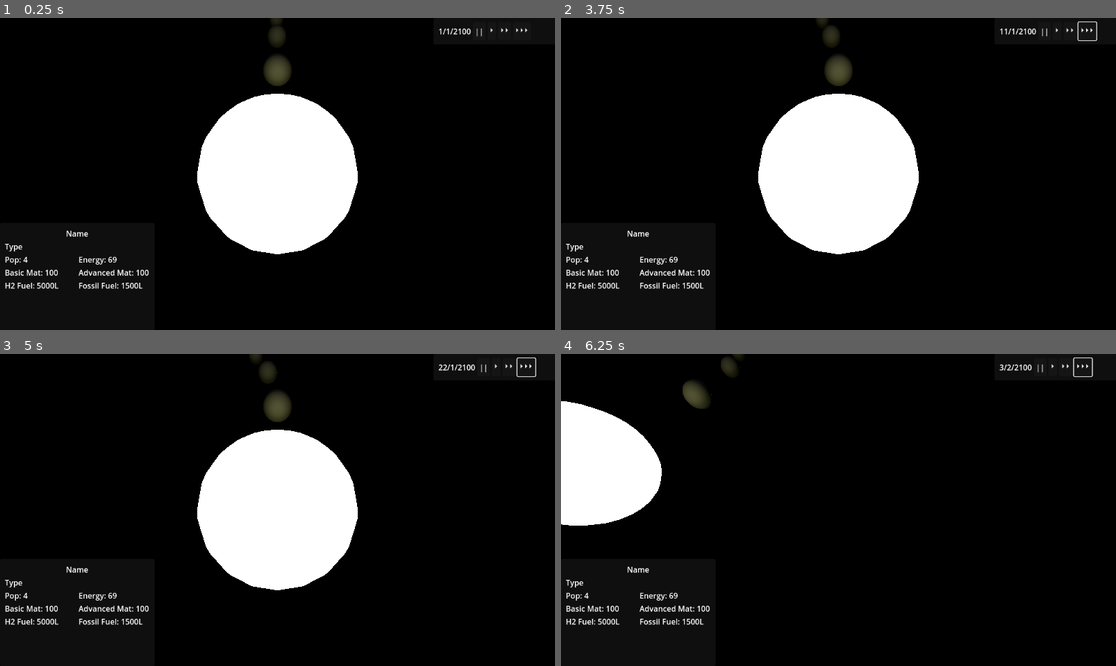
Above: before the commit, frames 1-4 (two rows, left to right).
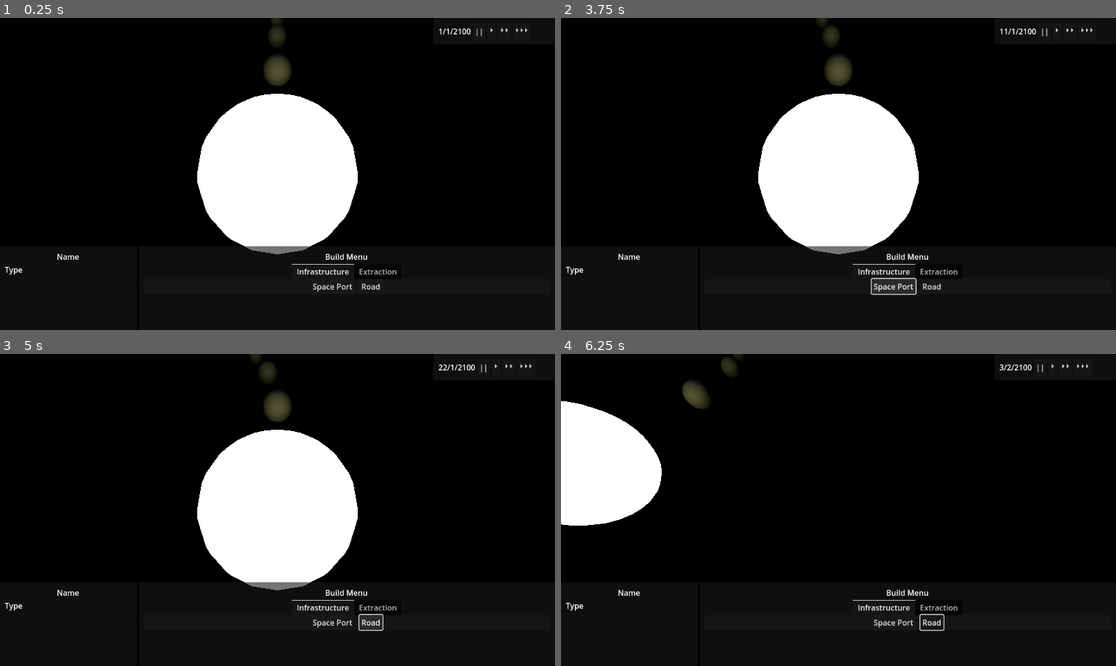
Above: after the commit, the same moments.

Repository: Caine-Coy/CoyVerse
Game: Godot game, scene res://Galaxy.tscn
The game is run twice, just before and just after one commit, with the same random seed, the same clock (stepped at 60 frames per second) and the same inputs.
Inputs (mouse positions are in pixels of both pictures, inside the frame that each line leads up to):
- Up to frame 1 (0.25 s): no input
- Up to frame 2 (3.75 s): click "||" at 0.5 s; click "⏵" at 1.25 s; click "⏵⏵" at 2 s; click "⏵⏵⏵" at 2.75 s; click (894, 286) at 3.5 s, where only the run after the commit has a clickable "Space Port"
- Up to frame 3 (5 s): click (371, 622) at 4.25 s, where only the run after the commit has a clickable "Road"
- Up to frame 4 (6.25 s): tap Enter at 5 s; move the mouse to (960, 494) at 5.02 s; hold D (move_right) 5.03-5.78 s; hold Space (deselect) 5.03-5.78 s; click (960, 494) at 5.3 s; move the mouse to (727, 525) at 5.77 s; hold S (move_backward) from 5.78 s (still down); click (727, 525) at 5.85 s; tap Space (deselect) at 6.05 s

The runs differ from the first frame. In frame 1, 1.4% of the frame differs, in the area x 0-72%, y 68-88%; in frame 2, 1.8%, in the area x 0-97%, y 1-89%; in frame 3, 1.7%; in frame 4, 1.3%.

Commit message:
Fix: Fixed Interaction System. Feat: Added Planet Colony Inventories

Diff:
--- a/CameraController.gd
+++ b/CameraController.gd
@@ -35,18 +35,22 @@
 		if currSelectedObject!=null && currObjectChanged:
 			update_infobox.emit(currSelectedObject)
 			currObjectChanged = false
-			if currSelectedObject != get_parent_node_3d() && colonyMode == false:
-				FollowObject(currSelectedObject)
-				if currSelectedObject.is_in_group("Colony"):
-					CoyDebug.Log(str("Entered colony mode around ",currSelectedObject.get_parent()),CoyDebug.verbosityStates.ALL)
-					colonyMode = true
-
+			if currSelectedObject != get_parent_node_3d():
+				if colonyMode == false:
+					FollowObject(currSelectedObject)
+					if currSelectedObject.is_in_group("Colony"):
+						CoyDebug.Log(str("Entered colony mode around ",currSelectedObject.get_parent()),CoyDebug.verbosityStates.ALL)
+						colonyMode = true
+				if colonyMode:
+					global_rotation = Vector3.UP
+					colonyMode = false
 
 	if Input.is_action_pressed("deselect"):
 		if currSelectedObject != null && get_parent_node_3d() != galacticCore:
 			DetachView()
 		if colonyMode:
 			colonyMode = false
+			global_rotation = Vector3.UP
 
 func _movement(delta):
 	var hor_dir = Input.get_vector("move_left","move_right","move_forward","move_backward")
@@ -69,7 +73,7 @@
 			camera.translate_object_local(Vector3(0,0,1)*camera.position.z*camZoomMult)
 			zoomLevel = int(camera.position.z)
 
-func object_brushed(object):
+func object_clicked(object):
 	currSelectedObject = object
 	currObjectChanged = true
 
@@ -89,8 +93,8 @@
 func ScanClickables():
 	var clickables = get_tree().get_nodes_in_group("Clickable")
 	for i in range(clickables.size()):
-		if !clickables[i].object_brushed.is_connected(object_brushed):
-			clickables[i].object_brushed.connect(object_brushed)
+		if !clickables[i].object_clicked.is_connected(object_clicked):
+			clickables[i].object_clicked.connect(object_clicked)
 
 func _on_galactic_core_galaxy_finished_loading():
 	ScanClickables()
--- a/CelBody/CelestialBody.gd
+++ b/CelBody/CelestialBody.gd
@@ -45,3 +45,6 @@
 
 func GetPlanetTypeStr():
 	return planetType.capitalize()
+
+func SpawnColony(_location):
+	pass
--- a/CelBody/Civilisation/ColonyNode.tscn
+++ b/CelBody/Civilisation/ColonyNode.tscn
@@ -4,9 +4,9 @@
 [ext_resource type="PackedScene" path="res://CelBody/Components/inventory.tscn" id="2_u3tvg"]
 [ext_resource type="PackedScene" uid="uid://crjviy2o7hva7" path="res://CelBody/Civilisation/ColonyStructures/space_port.tscn" id="3_5ko6o"]
 
-[node name="ColonyPosition" type="Node3D"]
+[node name="ColonyPosition" type="Node3D" groups=["Colony"]]
 script = ExtResource("1_qs8fm")
 
-[node name="PlanetInventory" parent="." instance=ExtResource("2_u3tvg")]
+[node name="Inventory" parent="." instance=ExtResource("2_u3tvg")]
 
 [node name="SpacePort" parent="." instance=ExtResource("3_5ko6o")]
--- a/CelBody/Civilisation/PlanetEconController.gd
+++ b/CelBody/Civilisation/PlanetEconController.gd
@@ -3,10 +3,11 @@
 #Times Thousand
 var population
 @onready var planet = get_parent()
-@onready var planetInventory = $PlanetInventory
+@onready var planetInventory = $Inventory
 @onready var stockpiledInv = $SpacePort/Inventory
 
 func _ready():
+	#Needs running afterWorldgen. When Colony Creation is in
 	name = str(planet.name," Base ",CoyName.IntToGreek(1))
 func update():
 	pass
--- a/CelBody/Components/Inventory.gd
+++ b/CelBody/Components/Inventory.gd
@@ -1,7 +1,15 @@
 extends Node
 
 var inventory = {
-	"Basic Building Materials":0,
-	"Advanced Building Materials":0,
-	"Hydrogen Fuel":0,
+	"Pop" : 0,
+	"BMats":0,
+	"AMats":0,
+	"Hydrogen":0,
+	"Energy":0,
 }
+
+func GetStored():
+	return inventory
+
+func AddPop(_amount):
+	inventory.Pop = inventory.Pop + _amount
--- a/ControlUi.gd
+++ b/ControlUi.gd
@@ -2,11 +2,36 @@
 
 #Spaghetti Causing
 @onready var galacticController = get_parent().get_node("GalacticCore")
+
 #InfoBox
-@onready var nameLabel = $InfoBox/MarginContainer/VBoxContainer/ObjectName
-@onready var typeLabel = $InfoBox/MarginContainer/VBoxContainer/ObjectType
+@onready var nameLabel = %InfoBox/ObjectName
+@onready var typeLabel = %InfoBox/ObjectType
+
+#Cheat Menu
+@onready var cheatMenu = %CheatMenu
+@onready var addPopCheat = %ColonyCheats/AddPopButton
+var cheatMode = false
+#Inv Labels
+@onready var popLabel = %ColonyLabel/PopLabel
+var popLabelPrefix = "Pop: "
+@onready var energyLabel = %ColonyLabel/EnergyLabel
+var energyLabelPrefix = "Energy: "
+@onready var bMatLabel = %ColonyLabel/BMatLabel
+var bMatLabelPrefix = "Basic Mats: "
+@onready var aMatLabel = %ColonyLabel/AMatLabel
+var aMatLabelPrefix = "Advanced Mats: "
+@onready var hydrogenLabel = %ColonyLabel/HydrogenLabel
+var hydrogenLabelPrefix = "Hydrogen: "
+
+#Main Panel
+#Get Colony Specific UI. Disabled when on planet
+@onready var colonyUI = get_tree().get_nodes_in_group("ColonyUI")
+#
 var selectedObject
+var isColony = false
 var currPlanet : CelestialBody
+var currInv = null
+
 #DateBox
 @onready var dateLabel = $DateBox/MarginContainer/HBoxContainer3/HBoxContainer/DateLabel
 enum DateModes {DMY,YMD,MDY}
@@ -14,13 +39,44 @@
 signal play_button_pressed
 signal pause_button_pressed
 
+func _input(event):
+	if Input.is_action_just_released("cheat_key"):
+		cheatMode = !cheatMode
+		cheatMenu.visible = cheatMode
+
 func _on_update_infobox(_object):
 	selectedObject  = _object.get_parent()
 	CoyDebug.Log(str(selectedObject.name," Requested Infobox Update"),CoyDebug.verbosityStates.ALL)
+	UpdateUI()
+
+func UpdateUI():
 	nameLabel.text = selectedObject.name
 	SetTypeBox(selectedObject)
-	#~Get if colony
-	#if selectedObject.get_node
+	DisplayInventory(selectedObject)
+	ColonyMode()
+
+func ColonyMode():
+	addPopCheat.disabled = not isColony
+
+func DisplayInventory(_object):
+	var colonyInv = selectedObject.get_node_or_null("Inventory")
+	print(_object)
+	print(colonyInv)
+	if colonyInv != null:
+		var itemInventory : Dictionary = colonyInv.GetStored()
+		currInv = colonyInv
+		popLabel.text = str(popLabelPrefix, itemInventory.get("Pop"))
+		energyLabel.text = str(energyLabelPrefix,itemInventory.get("Energy"))
+		bMatLabel.text = str(bMatLabelPrefix,itemInventory.get("BMats"))
+		aMatLabel.text = str(aMatLabelPrefix,itemInventory.get("AMats"))
+		hydrogenLabel.text = str(hydrogenLabelPrefix, itemInventory.get("Hydrogen"))
+	else:
+		currInv = null
+		popLabel.text = str(popLabelPrefix ,"None")
+		energyLabel.text = str(popLabelPrefix ,"None")
+		bMatLabel.text = str(popLabelPrefix ,"None")
+		aMatLabel.text = str(popLabelPrefix ,"None")
+		hydrogenLabel.text = str(popLabelPrefix ,"None")
 
 func SetTypeBox(_object):
 	if selectedObject.is_in_group("Planet") or selectedObject.is_in_group("Star"):
@@ -31,6 +87,12 @@
 		else:
 			_typeText = currPlanet.GetCelestialTypeStr()
 		typeLabel.text = _typeText
+		isColony = false
+
+	elif selectedObject.is_in_group("Colony"):
+		currPlanet = selectedObject.get_parent()
+		typeLabel.text = "Colony"
+		isColony = true
 
 func dateToStr(_date):
 	return str(_date[0],"/",_date[1],"/",_date[2])
@@ -57,3 +119,8 @@
 
 func _on_fastest_speed_button_button_up():
 	play_button_pressed.emit(3)
+
+func _on_add_pop_button_button_up():
+	if currInv != null:
+		currInv.AddPop(10000)
+	UpdateUI()
--- a/UI/Main_ui.tscn
+++ b/UI/Main_ui.tscn
@@ -12,16 +12,16 @@
 mouse_filter = 1
 script = ExtResource("1_smej1")
 
-[node name="InfoBox" type="Panel" parent="."]
-layout_mode = 1
-anchors_preset = 2
-anchor_top = 1.0
-anchor_bottom = 1.0
-offset_top = -222.0
-offset_right = 321.0
-grow_vertical = 0
-
-[node name="MarginContainer" type="MarginContainer" parent="InfoBox"]
+[node name="DateBox" type="Panel" parent="."]
+layout_mode = 1
+anchors_preset = 1
+anchor_left = 1.0
+anchor_right = 1.0
+offset_left = -252.0
+offset_bottom = 55.0
+grow_horizontal = 0
+
+[node name="MarginContainer" type="MarginContainer" parent="DateBox"]
 layout_mode = 1
 anchors_preset = 15
 anchor_right = 1.0
@@ -33,95 +33,56 @@
 theme_override_constants/margin_right = 10
 theme_override_constants/margin_bottom = 10
 
-[node name="VBoxContainer" type="VBoxContainer" parent="InfoBox/MarginContainer"]
-layout_mode = 2
-
-[node name="ObjectName" type="Label" parent="InfoBox/MarginContainer/VBoxContainer"]
-layout_direction = 2
-layout_mode = 2
-size_flags_vertical = 1
-text = "Name"
-horizontal_alignment = 1
-
-[node name="ObjectType" type="Label" parent="InfoBox/MarginContainer/VBoxContainer"]
-layout_mode = 2
-text = "Type"
-
-[node name="ColonyLabel" type="GridContainer" parent="InfoBox/MarginContainer/VBoxContainer"]
-layout_mode = 2
-size_flags_vertical = 3
-columns = 2
-
-[node name="PopLabel" type="Label" parent="InfoBox/MarginContainer/VBoxContainer/ColonyLabel"]
-layout_mode = 2
-size_flags_horizontal = 3
-size_flags_vertical = 1
-text = "Pop: 4"
-
-[node name="EnergyLabel" type="Label" parent="InfoBox/MarginContainer/VBoxContainer/ColonyLabel"]
-layout_mode = 2
-size_flags_horizontal = 3
-size_flags_vertical = 1
-text = "Energy: 69"
-
-[node name="BMatLabel" type="Label" parent="InfoBox/MarginContainer/VBoxContainer/ColonyLabel"]
-layout_mode = 2
-size_flags_horizontal = 3
-size_flags_vertical = 1
-text = "Basic Mat: 100"
-
-[node name="AMatLabel" type="Label" parent="InfoBox/MarginContainer/VBoxContainer/ColonyLabel"]
-layout_mode = 2
-size_flags_horizontal = 3
-size_flags_vertical = 1
-text = "Advanced Mat: 100"
-
-[node name="HydrogenLabel" type="Label" parent="InfoBox/MarginContainer/VBoxContainer/ColonyLabel"]
-layout_mode = 2
-size_flags_horizontal = 3
-size_flags_vertical = 1
-text = "H2 Fuel: 5000L"
-
-[node name="FossilFuelLabel" type="Label" parent="InfoBox/MarginContainer/VBoxContainer/ColonyLabel"]
-layout_mode = 2
-size_flags_horizontal = 3
-size_flags_vertical = 1
-text = "Fossil Fuel: 1500L"
-
-[node name="Label7" type="Label" parent="InfoBox/MarginContainer/VBoxContainer/ColonyLabel"]
-visible = false
-layout_mode = 2
-size_flags_horizontal = 3
-size_flags_vertical = 1
-
-[node name="Label8" type="Label" parent="InfoBox/MarginContainer/VBoxContainer/ColonyLabel"]
-visible = false
-layout_mode = 2
-size_flags_horizontal = 3
-size_flags_vertical = 1
-
-[node name="Label9" type="Label" parent="InfoBox/MarginContainer/VBoxContainer/ColonyLabel"]
-visible = false
-layout_mode = 2
-size_flags_horizontal = 3
-size_flags_vertical = 1
-
-[node name="Label10" type="Label" parent="InfoBox/MarginContainer/VBoxContainer/ColonyLabel"]
-visible = false
-layout_mode = 2
-size_flags_horizontal = 3
-size_flags_vertical = 1
-
-[node name="DateBox" type="Panel" parent="."]
-layout_mode = 1
-anchors_preset = 1
-anchor_left = 1.0
-anchor_right = 1.0
-offset_left = -252.0
-offset_bottom = 55.0
-grow_horizontal = 0
-
-[node name="MarginContainer" type="MarginContainer" parent="DateBox"]
+[node name="HBoxContainer3" type="HBoxContainer" parent="DateBox/MarginContainer"]
+layout_mode = 2
+
+[node name="HBoxContainer" type="HBoxContainer" parent="DateBox/MarginContainer/HBoxContainer3"]
+layout_mode = 2
+
+[node name="DateLabel" type="Label" parent="DateBox/MarginContainer/HBoxContainer3/HBoxContainer"]
+layout_mode = 2
+text = "1/1/2100
+"
+horizontal_alignment = 1
+vertical_alignment = 1
+
+[node name="HBoxContainer2" type="HBoxContainer" parent="DateBox/MarginContainer/HBoxContainer3"]
+layout_mode = 2
+
+[node name="PauseButton" type="Button" parent="DateBox/MarginContainer/HBoxContainer3/HBoxContainer2"]
+layout_mode = 2
+text = "||"
+
+[node name="PlayButton" type="Button" parent="DateBox/MarginContainer/HBoxContainer3/HBoxContainer2"]
+layout_mode = 2
+text = "⏵"
+
+[node name="FasterSpeedButton" type="Button" parent="DateBox/MarginContainer/HBoxContainer3/HBoxContainer2"]
+layout_mode = 2
+text = "⏵⏵"
+
+[node name="FastestSpeedButton" type="Button" parent="DateBox/MarginContainer/HBoxContainer3/HBoxContainer2"]
+layout_mode = 2
+text = "⏵⏵⏵"
+
+[node name="HBoxContainer" type="HBoxContainer" parent="."]
+custom_minimum_size = Vector2(0, 20)
+layout_mode = 1
+anchors_preset = 12
+anchor_top = 1.0
+anchor_right = 1.0
+anchor_bottom = 1.0
+offset_top = -174.0
+grow_horizontal = 2
+grow_vertical = 0
+
+[node name="InfoPanel" type="Panel" parent="HBoxContainer"]
+layout_mode = 2
+size_flags_horizontal = 3
+size_flags_stretch_ratio = 0.33
+mouse_filter = 2
+
+[node name="InfoMargin" type="MarginContainer" parent="HBoxContainer/InfoPanel"]
 layout_mode = 1
 anchors_preset = 15
 anchor_right = 1.0
@@ -133,39 +94,171 @@
 theme_override_constants/margin_right = 10
 theme_override_constants/margin_bottom = 10
 
-[node name="HBoxContainer3" type="HBoxContainer" parent="DateBox/MarginContainer"]
-layout_mode = 2
-
-[node name="HBoxContainer" type="HBoxContainer" parent="DateBox/MarginContainer/HBoxContainer3"]
-layout_mode = 2
-
-[node name="DateLabel" type="Label" parent="DateBox/MarginContainer/HBoxContainer3/HBoxContainer"]
-layout_mode = 2
-text = "1/1/2100
-"
-horizontal_alignment = 1
-vertical_alignment = 1
-
-[node name="HBoxContainer2" type="HBoxContainer" parent="DateBox/MarginContainer/HBoxContainer3"]
-layout_mode = 2
-
-[node name="PauseButton" type="Button" parent="DateBox/MarginContainer/HBoxContainer3/HBoxContainer2"]
-layout_mode = 2
-text = "||"
-
-[node name="PlayButton" type="Button" parent="DateBox/MarginContainer/HBoxContainer3/HBoxContainer2"]
-layout_mode = 2
-text = "⏵"
-
-[node name="FasterSpeedButton" type="Button" parent="DateBox/MarginContainer/HBoxContainer3/HBoxContainer2"]
-layout_mode = 2
-text = "⏵⏵"
-
-[node name="FastestSpeedButton" type="Button" parent="DateBox/MarginContainer/HBoxContainer3/HBoxContainer2"]
-layout_mode = 2
-text = "⏵⏵⏵"
+[node name="InfoBox" type="VBoxContainer" parent="HBoxContainer/InfoPanel/InfoMargin"]
+unique_name_in_owner = true
+layout_mode = 2
+
+[node name="ObjectName" type="Label" parent="HBoxContainer/InfoPanel/InfoMargin/InfoBox"]
+layout_direction = 2
+layout_mode = 2
+size_flags_vertical = 1
+text = "Name"
+horizontal_alignment = 1
+
+[node name="ObjectType" type="Label" parent="HBoxContainer/InfoPanel/InfoMargin/InfoBox"]
+layout_mode = 2
+text = "Type"
+
+[node name="ColonyLabel" type="GridContainer" parent="HBoxContainer/InfoPanel/InfoMargin/InfoBox"]
+unique_name_in_owner = true
+layout_mode = 2
+size_flags_vertical = 3
+columns = 2
+
+[node name="PopLabel" type="Label" parent="HBoxContainer/InfoPanel/InfoMargin/InfoBox/ColonyLabel"]
+layout_mode = 2
+size_flags_horizontal = 3
+size_flags_vertical = 1
+
+[node name="EnergyLabel" type="Label" parent="HBoxContainer/InfoPanel/InfoMargin/InfoBox/ColonyLabel"]
+layout_mode = 2
+size_flags_horizontal = 3
+size_flags_vertical = 1
+
+[node name="BMatLabel" type="Label" parent="HBoxContainer/InfoPanel/InfoMargin/InfoBox/ColonyLabel"]
+layout_mode = 2
+size_flags_horizontal = 3
+size_flags_vertical = 1
+
+[node name="AMatLabel" type="Label" parent="HBoxContainer/InfoPanel/InfoMargin/InfoBox/ColonyLabel"]
+layout_mode = 2
+size_flags_horizontal = 3
+size_flags_vertical = 1
+
+[node name="HydrogenLabel" type="Label" parent="HBoxContainer/InfoPanel/InfoMargin/InfoBox/ColonyLabel"]
+layout_mode = 2
+size_flags_horizontal = 3
+size_flags_vertical = 1
+
+[node name="Label7" type="Label" parent="HBoxContainer/InfoPanel/InfoMargin/InfoBox/ColonyLabel"]
+visible = false
+layout_mode = 2
+size_flags_horizontal = 3
+size_flags_vertical = 1
+
+[node name="Label8" type="Label" parent="HBoxContainer/InfoPanel/InfoMargin/InfoBox/ColonyLabel"]
+visible = false
+layout_mode = 2
+size_flags_horizontal = 3
+size_flags_vertical = 1
+
+[node name="Label9" type="Label" parent="HBoxContainer/InfoPanel/InfoMargin/InfoBox/ColonyLabel"]
+visible = false
+layout_mode = 2
+size_flags_horizontal = 3
+size_flags_vertical = 1
+
+[node name="Label10" type="Label" parent="HBoxContainer/InfoPanel/InfoMargin/InfoBox/ColonyLabel"]
+visible = false
+layout_mode = 2
+size_flags_horizontal = 3
+size_flags_vertical = 1
+
+[node name="Panel" type="Panel" parent="HBoxContainer"]
+layout_mode = 2
+size_flags_horizontal = 3
+
+[node name="MarginContainer" type="MarginContainer" parent="HBoxContainer/Panel"]
+layout_mode = 1
+anchors_preset = 15
+anchor_right = 1.0
+anchor_bottom = 1.0
+grow_horizontal = 2
+grow_vertical = 2
+theme_override_constants/margin_left = 10
+theme_override_constants/margin_top = 10
+theme_override_constants/margin_right = 10
+theme_override_constants/margin_bottom = 10
+
+[node name="MainPanel" type="FlowContainer" parent="HBoxContainer/Panel/MarginContainer"]
+layout_mode = 2
+
+[node name="CheatMenu" type="VBoxContainer" parent="HBoxContainer/Panel/MarginContainer/MainPanel"]
+unique_name_in_owner = true
+visible = false
+layout_mode = 2
+size_flags_horizontal = 3
+
+[node name="Label" type="Label" parent="HBoxContainer/Panel/MarginContainer/MainPanel/CheatMenu"]
+layout_mode = 2
+text = "Cheat Menu"
+horizontal_alignment = 1
+
+[node name="CheatBox" type="HBoxContainer" parent="HBoxContainer/Panel/MarginContainer/MainPanel/CheatMenu"]
+layout_mode = 2
+size_flags_vertical = 3
+
+[node name="ColonyCheatBox" type="VBoxContainer" parent="HBoxContainer/Panel/MarginContainer/MainPanel/CheatMenu/CheatBox"]
+layout_mode = 2
+
+[node name="Label" type="Label" parent="HBoxContainer/Panel/MarginContainer/MainPanel/CheatMenu/CheatBox/ColonyCheatBox"]
+layout_mode = 2
+text = "Colony Cheats
+"
+
+[node name="ColonyCheats" type="GridContainer" parent="HBoxContainer/Panel/MarginContainer/MainPanel/CheatMenu/CheatBox/ColonyCheatBox"]
+unique_name_in_owner = true
+layout_mode = 2
+size_flags_horizontal = 3
+
+[node name="AddPopButton" type="Button" parent="HBoxContainer/Panel/MarginContainer/MainPanel/CheatMenu/CheatBox/ColonyCheatBox/ColonyCheats" groups=["ColonyUI"]]
+layout_mode = 2
+disabled = true
+text = "Add 10,000 Pop
+"
+
+[node name="BuildMenu" type="VBoxContainer" parent="HBoxContainer/Panel/MarginContainer/MainPanel"]
+layout_mode = 2
+size_flags_horizontal = 3
+
+[node name="Label" type="Label" parent="HBoxContainer/Panel/MarginContainer/MainPanel/BuildMenu"]
+layout_mode = 2
+text = "Build Menu"
+horizontal_alignment = 1
+
+[node name="TabContainer" type="TabContainer" parent="HBoxContainer/Panel/MarginContainer/MainPanel/BuildMenu"]
+layout_mode = 2
+tab_alignment = 1
+clip_tabs = false
+
+[node name="Infrastructure" type="FlowContainer" parent="HBoxContainer/Panel/MarginContainer/MainPanel/BuildMenu/TabContainer"]
+layout_mode = 2
+theme_override_constants/h_separation = 10
+theme_override_constants/v_separation = 10
+alignment = 1
+
+[node name="BSpacePort" type="Button" parent="HBoxContainer/Panel/MarginContainer/MainPanel/BuildMenu/TabContainer/Infrastructure"]
+layout_mode = 2
+text = "Space Port
+"
+
+[node name="BRoad" type="Button" parent="HBoxContainer/Panel/MarginContainer/MainPanel/BuildMenu/TabContainer/Infrastructure"]
+layout_mode = 2
+text = "Road"
+
+[node name="Extraction" type="FlowContainer" parent="HBoxContainer/Panel/MarginContainer/MainPanel/BuildMenu/TabContainer"]
+visible = false
+layout_mode = 2
+theme_override_constants/h_separation = 10
+theme_override_constants/v_separation = 10
+alignment = 1
+
+[node name="BBMat" type="Button" parent="HBoxContainer/Panel/MarginContainer/MainPanel/BuildMenu/TabContainer/Extraction"]
+layout_mode = 2
+text = "Mine"
 
 [connection signal="button_up" from="DateBox/MarginContainer/HBoxContainer3/HBoxContainer2/PauseButton" to="." method="_on_pause_button_button_up"]
 [connection signal="button_up" from="DateBox/MarginContainer/HBoxContainer3/HBoxContainer2/PlayButton" to="." method="_on_play_button_button_up"]
 [connection signal="button_up" from="DateBox/MarginContainer/HBoxContainer3/HBoxContainer2/FasterSpeedButton" to="." method="_on_faster_speed_button_button_up"]
 [connection signal="button_up" from="DateBox/MarginContainer/HBoxContainer3/HBoxContainer2/FastestSpeedButton" to="." method="_on_fastest_speed_button_button_up"]
+[connection signal="button_up" from="HBoxContainer/Panel/MarginContainer/MainPanel/CheatMenu/CheatBox/ColonyCheatBox/ColonyCheats/AddPopButton" to="." method="_on_add_pop_button_button_up"]
--- a/Utility/clickable_area.gd
+++ b/Utility/clickable_area.gd
@@ -1,6 +1,7 @@
 extends Area3D
 
-signal object_brushed()
+signal object_clicked()
 
-func _on_mouse_entered():
-	object_brushed.emit(get_parent())
+func _on_input_event(camera, event, position, normal, shape_idx):
+	if Input.is_mouse_button_pressed(MOUSE_BUTTON_LEFT):
+		object_clicked.emit(get_parent())
--- a/Utility/clickable_area.tscn
+++ b/Utility/clickable_area.tscn
@@ -11,4 +11,4 @@
 [node name="Collider" type="CollisionShape3D" parent="."]
 shape = SubResource("SphereShape3D_6im1c")
 
-[connection signal="mouse_entered" from="." to="." method="_on_mouse_entered"]
+[connection signal="input_event" from="." to="." method="_on_input_event"]
--- a/project.godot
+++ b/project.godot
@@ -87,3 +87,8 @@
 "events": [Object(InputEventMouseButton,"resource_local_to_scene":false,"resource_name":"","device":-1,"window_id":0,"a …(236 unchanged characters)…
 ]
 }
+cheat_key={
+"deadzone": 0.5,
+"events": [Object(InputEventKey,"resource_local_to_scene":false,"resource_name":"","device":-1,"window_id":0,"alt_pressed":false,"shift_pressed":false,"ctrl_pressed":false,"meta_pressed":false,"pressed":false,"keycode":0,"physical_keycode":4194332,"key_label":0,"unicode":0,"echo":false,"script":null)
+]
+}
